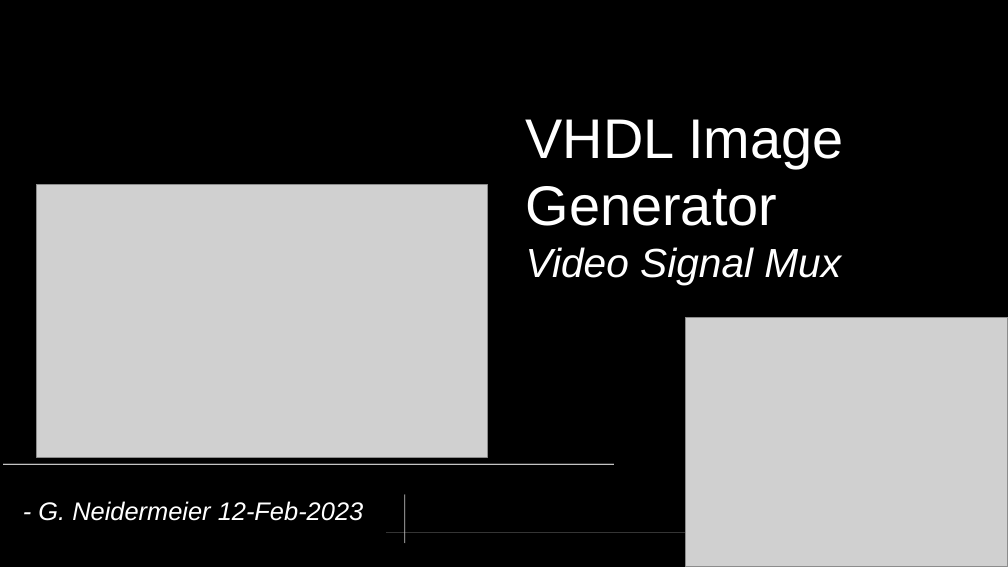
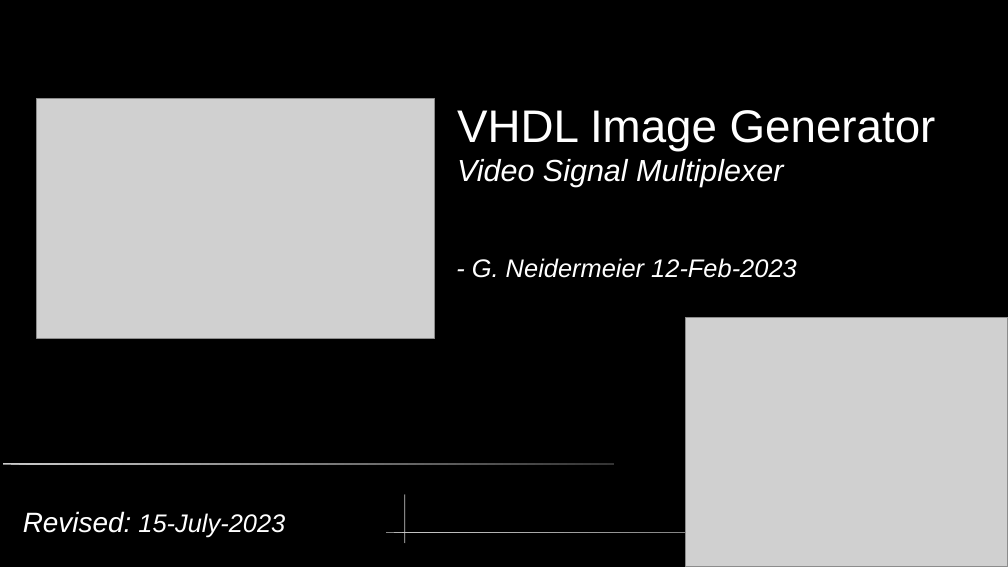
Before and after one commit to neiderm/retro_comp_fpga, a slide deck: slide 1 of docs/soc_t80_vga_mux.odp. Drawn at 1008x567 pixels with LibreOffice and Linux fonts; fonts in the diff are those of the drawing; grey boxes stand for pictures. Boxes give left, top, right and bottom in pixels: in the first picture for what was removed or moved away, otherwise in the second. Text is boxed around its words. In the diff, an @@ line names an element or a change of style, - is before the commit and + after.

```diff
--- a/docs/soc_t80_vga_mux.odp
+++ b/docs/soc_t80_vga_mux.odp
@@ picture: place and size @@
-picture at bbox=[37, 185, 488, 457]
+picture at bbox=[37, 99, 434, 339]
@@ title at bbox=[457, 110, 936, 187]: text changed; size 44 to 24 pt; italic on @@
-VHDL Image Generator
-Video Signal Mux
+VHDL Image Generator
+Video Signal Multiplexer
@@ title added at bbox=[472, 258, 797, 278], 20 pt, text #FFFFFF, italic @@
+- G. Neidermeier 12-Feb-2023
@@ title at bbox=[23, 511, 285, 538]: text changed @@
-- G. Neidermeier 12-Feb-2023
+Revised: 15-July-2023
```
Also in this commit, not shown: 2 other slides changed, 6 slides added, 4 slides removed, 5 other files.
